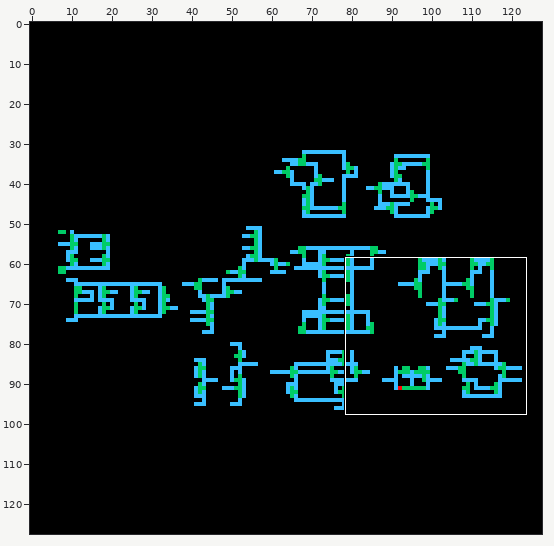
Two versions of one sprite sheet, RRIO_lvpp/schematic/thumbnail_128x128.png. The picture above shows the old version from afar; the outline marks the close-up.
Close-up. Old version:
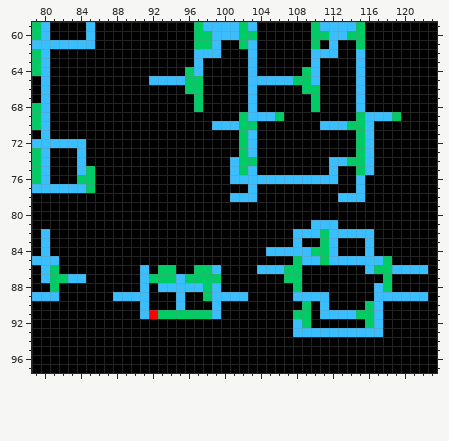
The file is 128x128 pixels. Shown: x 79..123, y 59..97.
After:
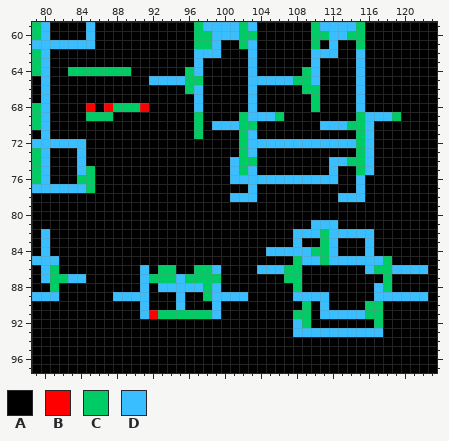
Palette (. is transparent): A #000000  B #ff0000  C #00cc66  D #39bfff
Diff:
Changed rows in their new state; - is an unchanged pixel.
first column x 83:
64 CCCCCCC-------------------------
66 --------------D-----------------
67 --------------D-----------------
68 --B-BCCCB-----D-----------------
69 --CCC---------C-----------------
70 --------------C-----------------
71 --------------C-----------------
72 ---------------------DDDDDDDDDDD
first column x 115:
90 --C
91 D-C
92 -AC
Boxes around the changes in both close-ups, in picture pixels (x1, y1, x2, y2):
changed: (68, 67, 131, 76)
changed: (194, 85, 203, 139)
changed: (86, 103, 149, 121)
changed: (257, 139, 356, 148)
changed: (356, 301, 383, 328)
